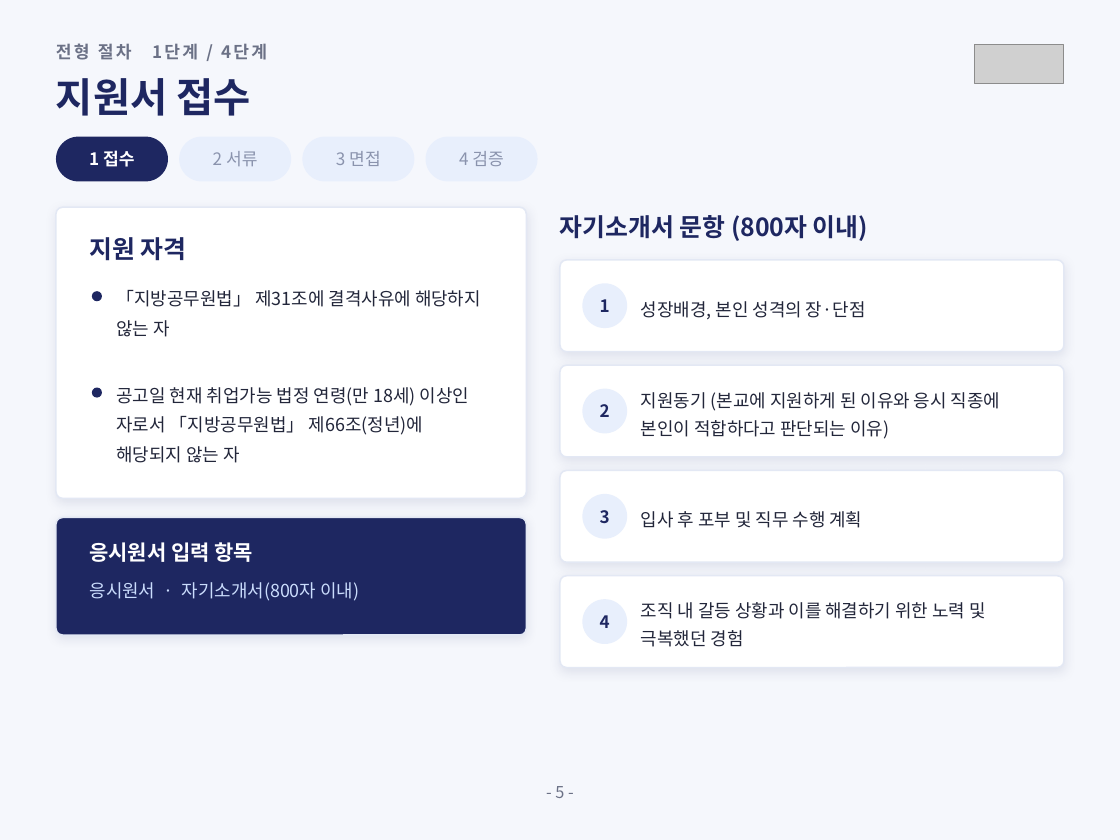
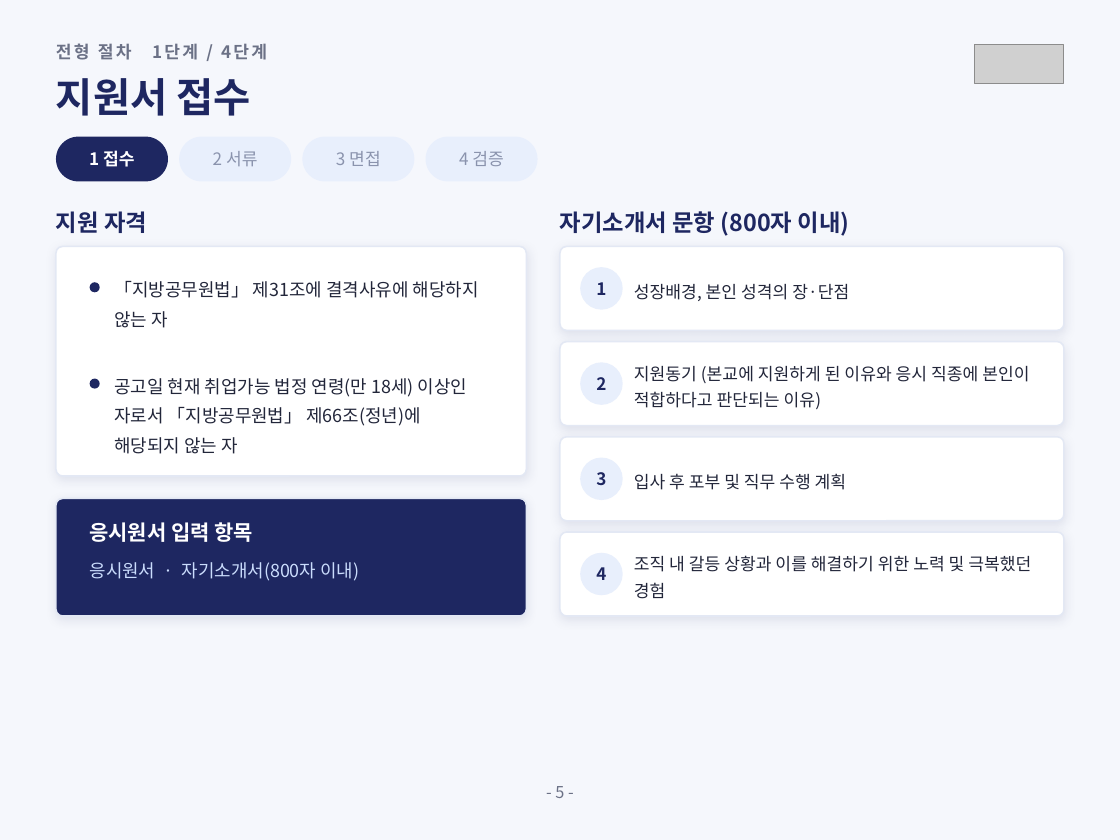
Before and after one commit to sogood459-max/miracle-guy, a slide deck: slide 6 of docs/2027년_사무직원_채용계획안.pptx. Drawn at 1120x840 pixels with LibreOffice and Linux fonts; fonts in the diff are those of the drawing; grey boxes stand for pictures. Boxes give left, top, right and bottom in pixels: in the first picture for what was removed or moved away, otherwise in the second. Text is boxed around its words. In the diff, an @@ line names an element or a change of style, - is before the commit and + after.

```diff
--- a/docs/2027년_사무직원_채용계획안.pptx
+++ b/docs/2027년_사무직원_채용계획안.pptx
@@ text "지원 자격" at (56, 211, 147, 233): size 16 to 15 pt @@
@@ text "지원 자격": place and size @@
-text "지원 자격" at (90, 237, 187, 261)
+text "지원 자격" at (56, 211, 147, 233)
@@ text "자기소개서 문항 (800자 이내)" at (560, 211, 850, 236): size 16 to 15 pt @@
@@ proportions changed in 5 elements at (560, 246, 1064, 330), (560, 342, 1064, 426), (560, 437, 1064, 521), (560, 532, 1064, 616), (56, 246, 526, 476) @@
@@ rounded rectangle: place and size @@
-rounded rectangle at (56, 207, 526, 498)
+rounded rectangle at (56, 246, 526, 476)
@@ rounded rectangle: place and size @@
-rounded rectangle at (560, 260, 1064, 352)
+rounded rectangle at (560, 246, 1064, 330)
@@ text "1": place and size @@
-text "1" at (600, 299, 610, 312)
+text "1" at (596, 282, 606, 295)
@@ ellipse: place and size @@
-ellipse at (582, 283, 627, 328)
+ellipse at (580, 267, 623, 309)
@@ text "성장배경, 본인 성격의 장·단점": place and size @@
-text "성장배경, 본인 성격의 장·단점" at (641, 301, 865, 319)
+text "성장배경, 본인 성격의 장·단점" at (634, 284, 849, 301)
@@ rounded rectangle: place and size @@
-rounded rectangle at (560, 365, 1064, 457)
+rounded rectangle at (560, 342, 1064, 426)
@@ text "지원동기 (본교에 지원하게 된 이유와 ...": place and size @@
-text "지원동기 (본교에 지원하게 된 이유와 ..." at (641, 392, 1000, 439)
+text "지원동기 (본교에 지원하게 된 이유와 ..." at (634, 366, 1029, 409)
@@ 2 texts, 2 ellipses: place and size @@
-2 texts, 2 ellipses at (92, 290, 481, 463)
+2 texts, 2 ellipses at (90, 281, 479, 454)
@@ text "2": place and size @@
-text "2" at (600, 404, 610, 417)
+text "2" at (596, 377, 606, 390)
@@ ellipse: place and size @@
-ellipse at (582, 389, 627, 433)
+ellipse at (580, 362, 623, 404)
@@ rounded rectangle: place and size @@
-rounded rectangle at (560, 470, 1064, 562)
+rounded rectangle at (560, 437, 1064, 521)
@@ text "입사 후 포부 및 직무 ...": place and size @@
-text "입사 후 포부 및 직무 ..." at (641, 511, 863, 528)
+text "입사 후 포부 및 직무 ..." at (634, 473, 847, 490)
@@ text "3": place and size @@
-text "3" at (600, 510, 610, 523)
+text "3" at (596, 472, 606, 485)
@@ ellipse: place and size @@
-ellipse at (582, 494, 627, 539)
+ellipse at (580, 457, 623, 500)
@@ 2 texts, 1 rounded rectangle: place and size @@
-2 texts, 1 rounded rectangle at (56, 517, 526, 635)
+2 texts, 1 rounded rectangle at (56, 498, 526, 616)
@@ rounded rectangle: place and size @@
-rounded rectangle at (560, 576, 1064, 668)
+rounded rectangle at (560, 532, 1064, 616)
@@ size 11.5 to 11 pt; line spacing 18pt to 17pt in 4 elements at (634, 284, 849, 301), (634, 366, 1029, 409), (634, 473, 847, 490), (634, 555, 1031, 599) @@
@@ text "조직 내 갈등 상황과 이를 ...": place and size @@
-text "조직 내 갈등 상황과 이를 ..." at (641, 602, 985, 647)
+text "조직 내 갈등 상황과 이를 ..." at (634, 555, 1031, 599)
@@ text "4": place and size @@
-text "4" at (600, 615, 610, 628)
+text "4" at (596, 567, 606, 580)
@@ ellipse: place and size @@
-ellipse at (582, 599, 627, 644)
+ellipse at (580, 552, 623, 595)
```
Also in this commit, not shown: 3 other slides changed, 1 other file.
